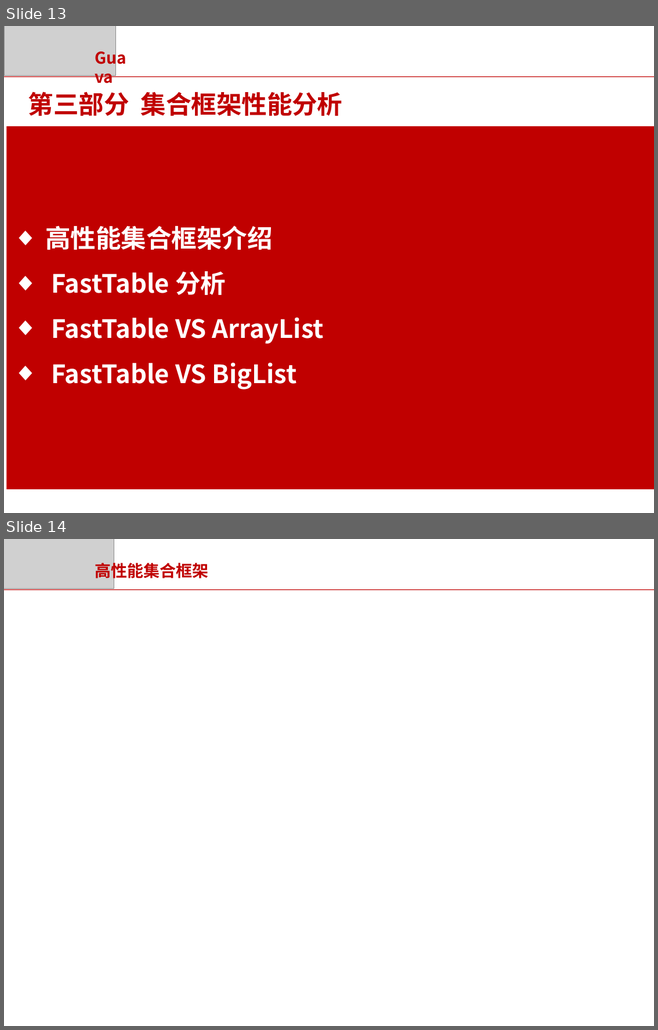
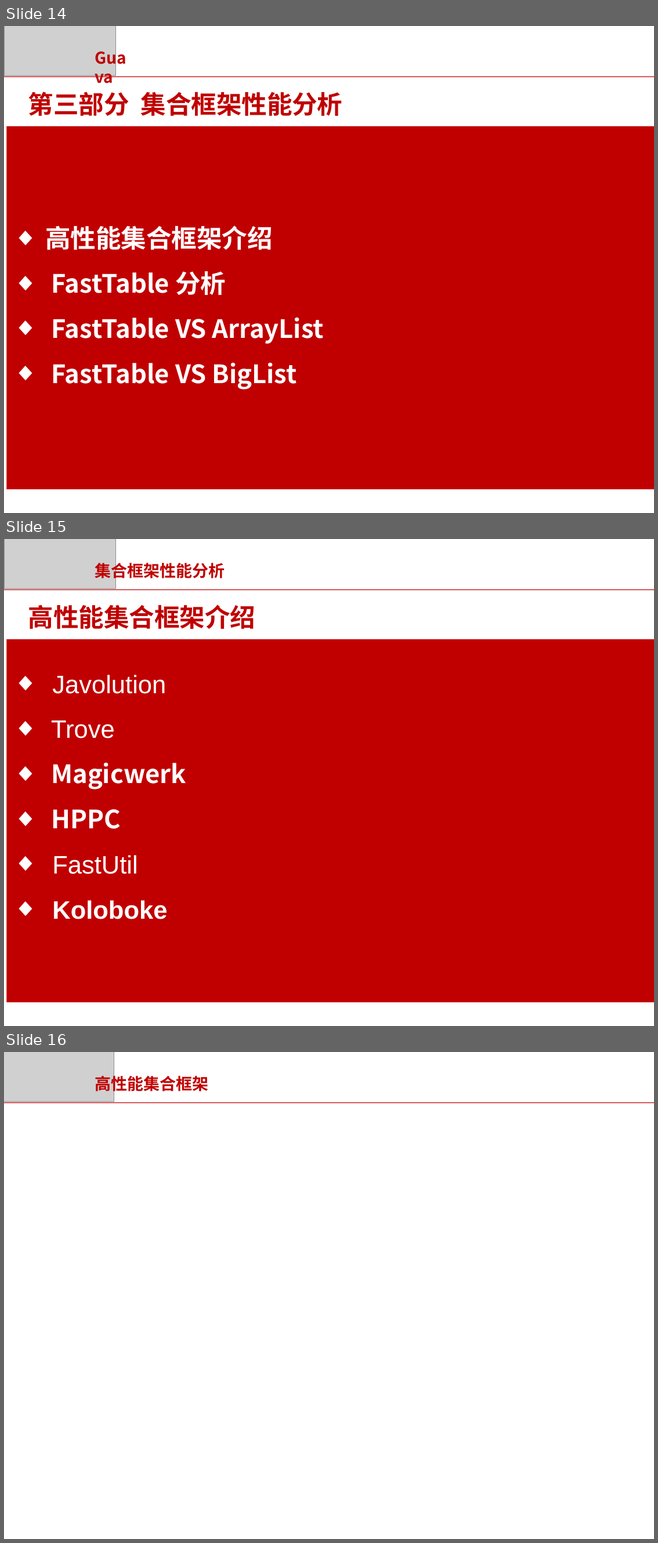
Before and after one commit to wychenlong/java, a slide deck: Java集合基础框架.pptx. Shown one above the other, each under a label of ours: slides 13 and 14 before the commit, slides 14, 15 and 16 after it. The pictures are 658x1030 and 658x1543 pixels, drawn with LibreOffice and Linux fonts; fonts in the diff are those of the drawing; grey boxes stand for pictures; background and template pictures are left out. Boxes give left, top, right and bottom in pixels: in the first picture for what was removed or moved away, otherwise in the second. Text is boxed around its words. In the diff, an @@ line names an element or a change of style, - is before the commit and + after.

Commit message:
增加高性能集合库搜集

```diff
--- a/Java集合基础框架.pptx
+++ b/Java集合基础框架.pptx
@@ slide 15 added at (4,539,654,1026), background #FFFFFF; not listed: 1 template element that a slide beside it also shows @@
@@ picture added at (4,539,116,588) @@
@@ text added at (94,560,224,581), 18 pt, text #C00000, bold @@
+集合框架性能分析
@@ text added at (28,605,255,629), 28 pt, text #C00000, bold @@
+高性能集合框架介绍
@@ rectangle added at (6,640,654,1003), fill #C00000, 28 pt, text #FFFFFF @@
+◆ Javolution
+◆ Trove
+◆ Magicwerk
+◆ HPPC
+◆ FastUtil
+◆ Koloboke
@@ what was slide 13 is now slide 14 @@
@@ what was slide 14 is now slide 16 @@
```
Also in this commit, not shown: 2 slides changed, 1 other slide added, 1 other file.
